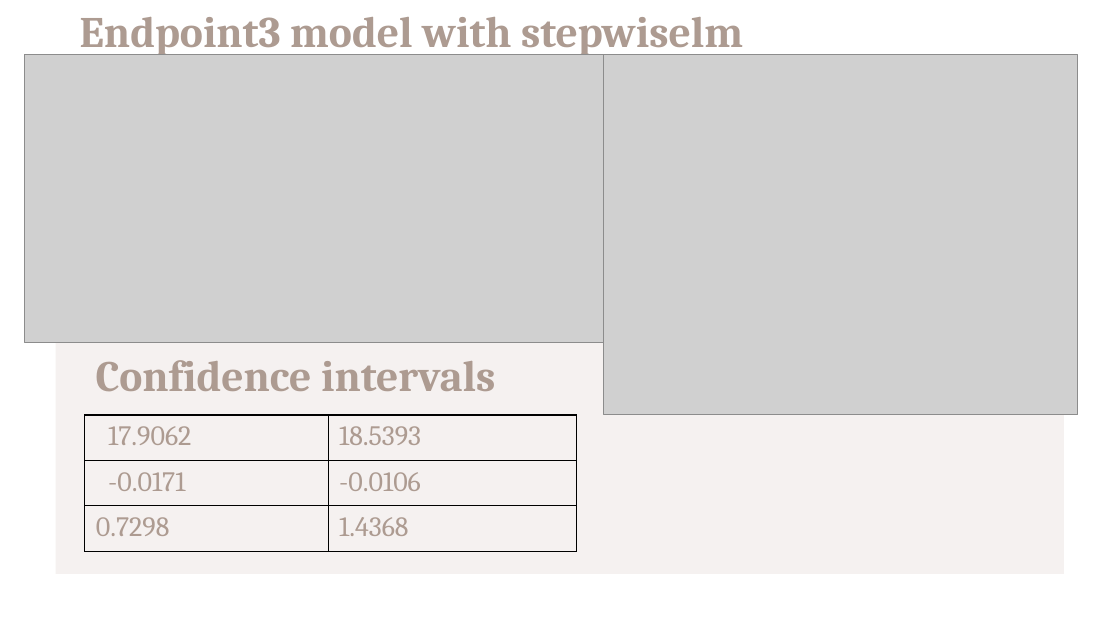
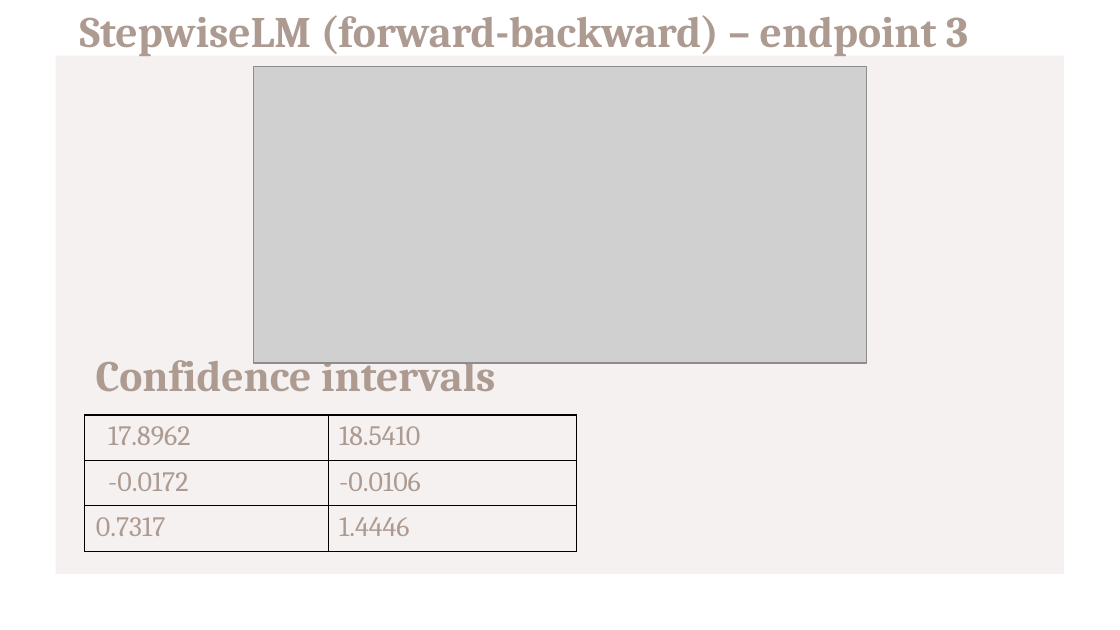
Before and after one commit to domenico-rgs/EFSA-Project, a slide deck: slide 19 of Presentation.pptx (slide 18 before the commit). Drawn at 1120x630 pixels with LibreOffice and Linux fonts; fonts in the diff are those of the drawing; grey boxes stand for pictures. Boxes give left, top, right and bottom in pixels: in the first picture for what was removed or moved away, otherwise in the second. Text is boxed around its words. In the diff, an @@ line names an element or a change of style, - is before the commit and + after.

```diff
--- a/Presentation.pptx
+++ b/Presentation.pptx
@@ text at (80, 15, 968, 56): text changed @@
-Endpoint3 model with stepwiselm
+StepwiseLM (forward-backward) – endpoint 3
@@ picture removed at (25, 55, 665, 343) @@
@@ picture removed at (604, 55, 1077, 416) @@
@@ picture added at (254, 67, 867, 364) @@
@@ table at (85, 416, 577, 552) @@
-row 1, column 1: 17.9062
+row 1, column 1: 17.8962
-row 1, column 2: 18.5393
+row 1, column 2: 18.5410
-row 2, column 1: -0.0171
+row 2, column 1: -0.0172
-row 3, column 1: 0.7298
+row 3, column 1: 0.7317
-row 3, column 2: 1.4368
+row 3, column 2: 1.4446
```
Also in this commit, not shown: 15 other slides changed, 3 slides added.
